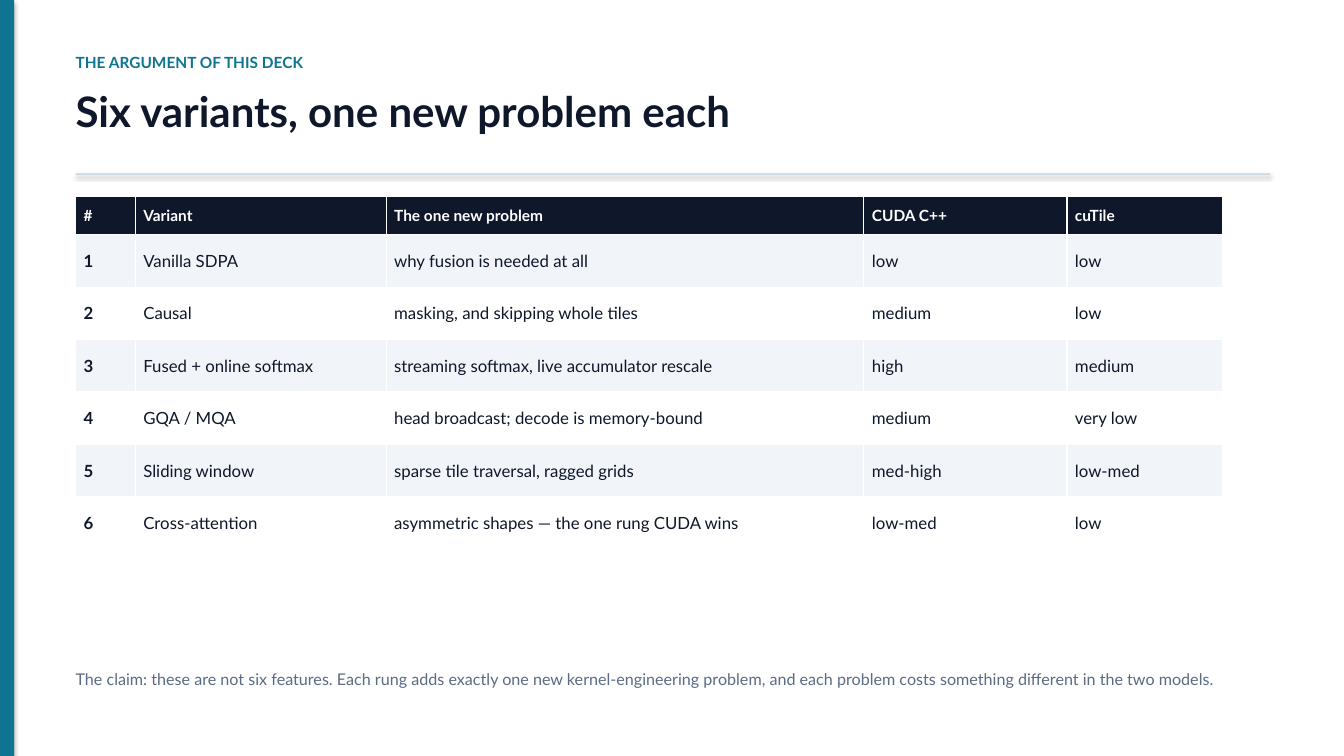
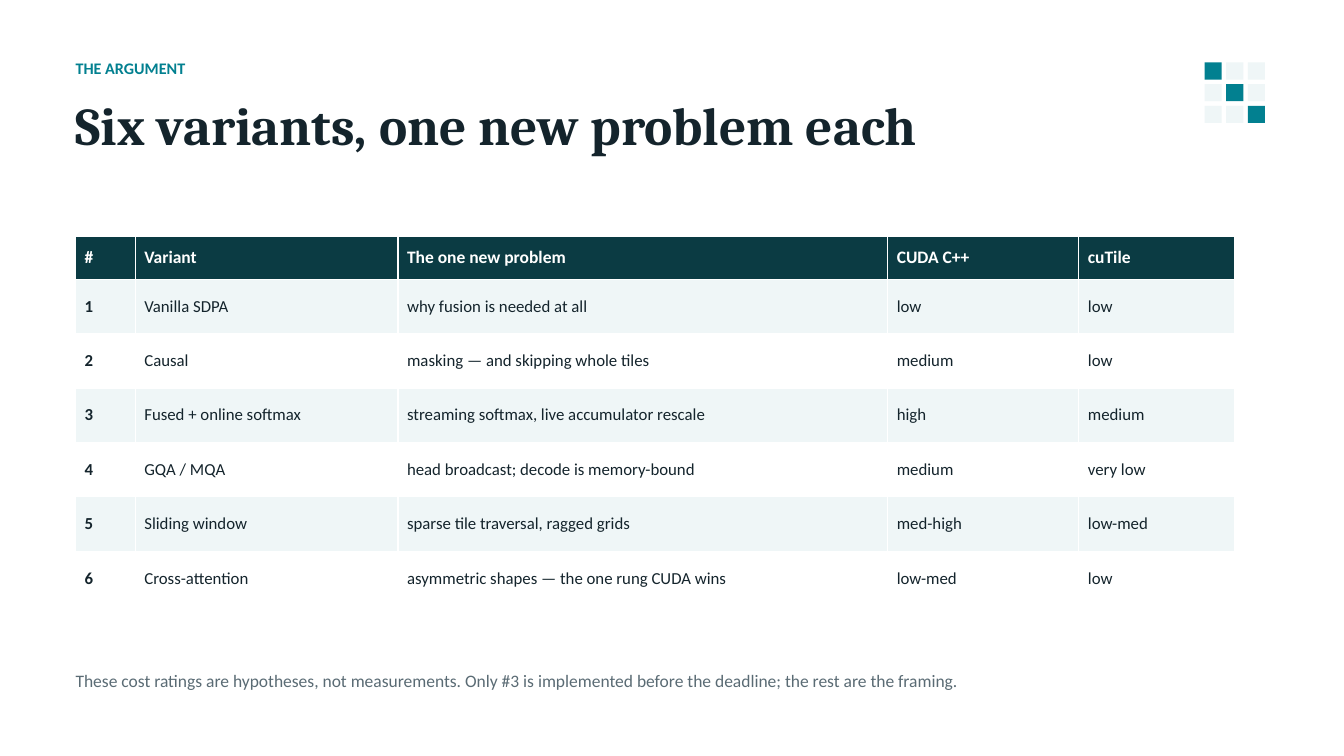
Before and after one commit to harshith0518/CS6203---Attention-Operator-Porject, a slide deck: slide 2 of docs/op2-attention-slides.pptx. Drawn at 1344x756 pixels with LibreOffice and Linux fonts; fonts in the diff are those of the drawing. Boxes give left, top, right and bottom in pixels: in the first picture for what was removed or moved away, otherwise in the second. Text is boxed around its words. In the diff, an @@ line names an element or a change of style, - is before the commit and + after.

```diff
--- a/docs/op2-attention-slides.pptx
+++ b/docs/op2-attention-slides.pptx
@@ rectangle removed at (x1=0, y1=0, x2=14, y2=756) @@
@@ text at (x1=76, y1=63, x2=185, y2=74): text changed; size 11 to 11.5 pt; font Lato to Calibri; text colour #0E7490 to #028090 @@
-THE ARGUMENT OF THIS DECK
+THE ARGUMENT
@@ rectangle added at (x1=1205, y1=63, x2=1222, y2=80), fill #028090 @@
@@ rectangle added at (x1=1205, y1=84, x2=1222, y2=101), fill #EFF6F7 @@
@@ rectangle added at (x1=1226, y1=63, x2=1243, y2=80), fill #EFF6F7 @@
@@ rectangle added at (x1=1226, y1=84, x2=1243, y2=101), fill #028090 @@
@@ rectangle added at (x1=1248, y1=63, x2=1265, y2=80), fill #EFF6F7 @@
@@ rectangle added at (x1=1248, y1=84, x2=1265, y2=101), fill #EFF6F7 @@
@@ text "Six variants, one new problem ..." moved from (x1=76, y1=95, x2=730, y2=134) to (x1=76, y1=108, x2=917, y2=156) @@
@@ text "Six variants, one new problem ..." at (x1=76, y1=108, x2=917, y2=156): size 30 to 38 pt, font Lato to Cambria, text colour #0F172A to #14242C; line spacing 1.05 to 1.02; more space between paragraphs @@
@@ rectangle added at (x1=1205, y1=106, x2=1222, y2=123), fill #EFF6F7 @@
@@ rectangle added at (x1=1226, y1=106, x2=1243, y2=123), fill #EFF6F7 @@
@@ rectangle added at (x1=1248, y1=106, x2=1265, y2=123), fill #028090 @@
@@ rectangle removed at (x1=76, y1=173, x2=1270, y2=175) @@
@@ table at (x1=76, y1=237, x2=1235, y2=606) @@
-row 3, column 3: masking, and skipping whole tiles
+row 3, column 3: masking — and skipping whole tiles
@@ fill #0F172A to #0B3B43 in row 1 @@
@@ fill #F1F5F9 to #EFF6F7 in 15 cells @@
@@ size 11 to 12.5 pt in "#", "Variant", "The one new problem", "CUDA C++" and 1 more places @@
@@ font Lato to Calibri @@
@@ text colour #0F172A to #14242C in "1", "Vanilla SDPA", "why fusion is needed at all", "low" and 25 more places @@
@@ table resized from (x1=76, y1=197, x2=1222, y2=549) to (x1=76, y1=237, x2=1235, y2=606) @@
@@ text removed at (x1=76, y1=673, x2=1214, y2=688) @@
-The claim: these are not six features. Each rung adds exactly one new kernel-engineering problem, and each problem costs something different in the two models.
@@ text added at (x1=76, y1=675, x2=957, y2=690), 12.5 pt, text #5A6B74 @@
+These cost ratings are hypotheses, not measurements. Only #3 is implemented before the deadline; the rest are the framing.
```
Also in this commit, not shown: 6 other slides changed, 5 slides added, 8 slides removed, 3 other files.
